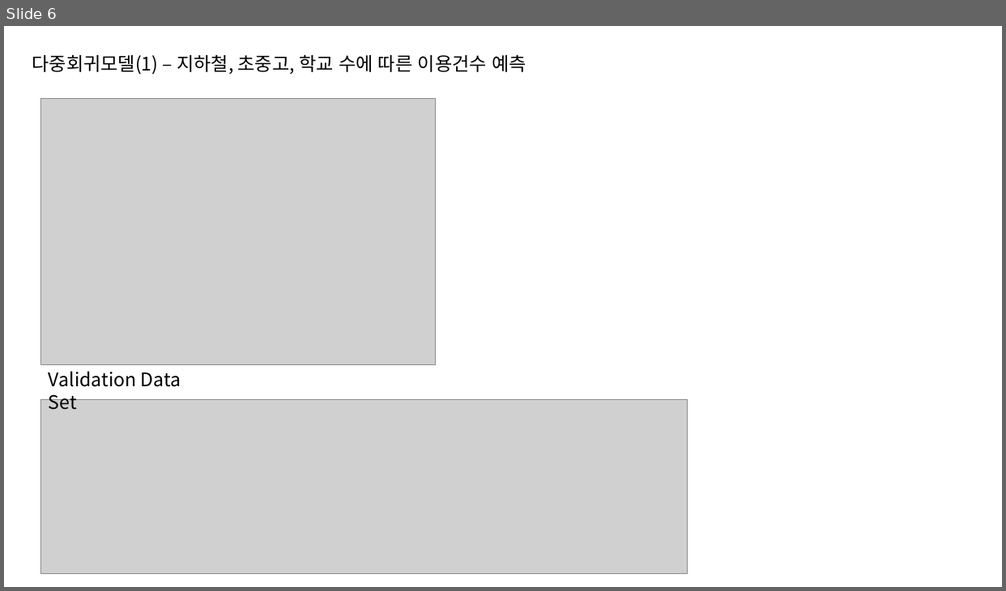
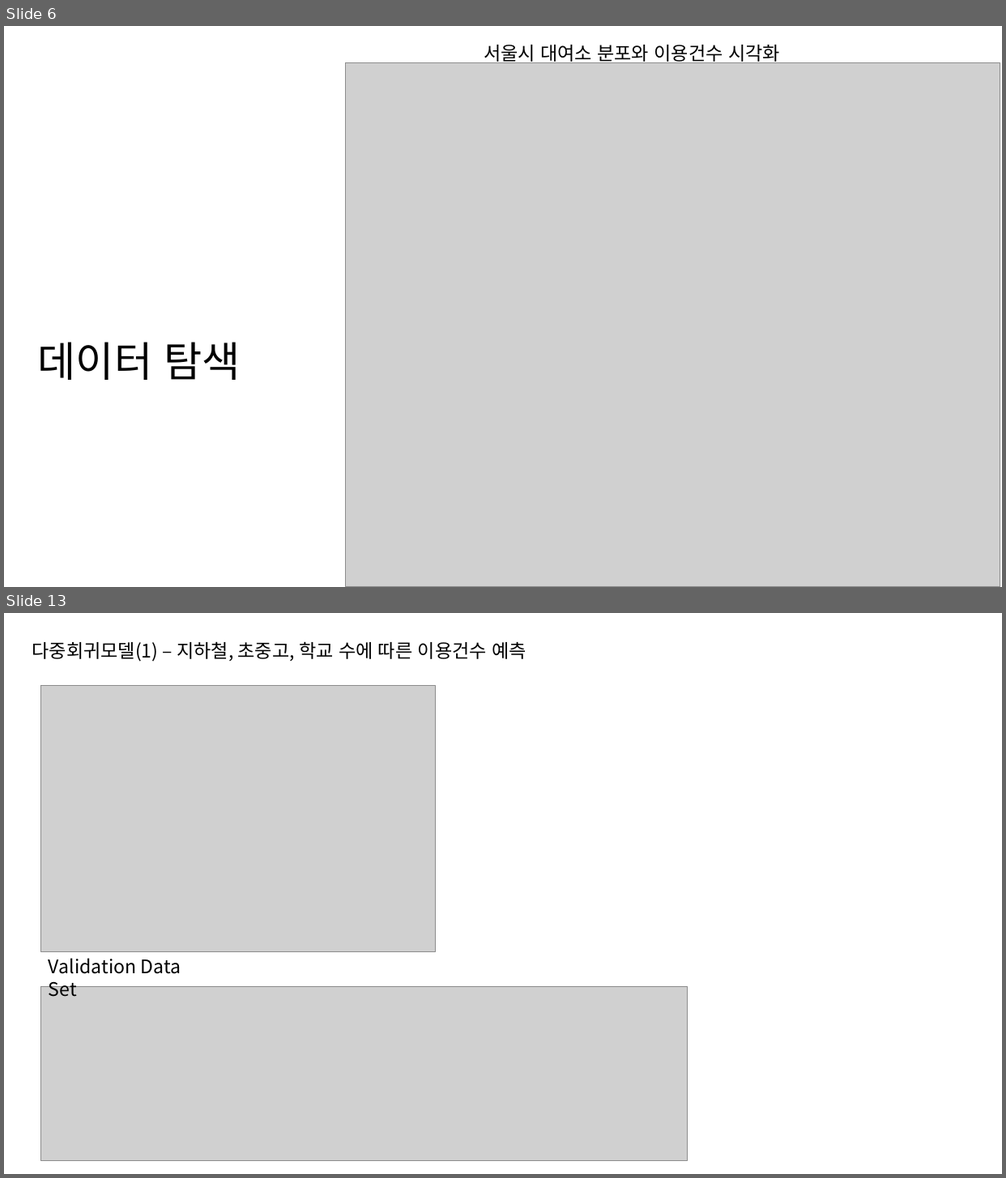
Before and after one commit to nyeoni/R-bike-analysis, a slide deck: FinalProject.pptx. Shown one above the other, each under a label of ours: slide 6 before the commit, slides 6 and 13 after it; the slides between them are not shown. The pictures are 1006x591 and 1006x1178 pixels, drawn with LibreOffice and Linux fonts; fonts in the diff are those of the drawing; grey boxes stand for pictures. Boxes give left, top, right and bottom in pixels: in the first picture for what was removed or moved away, otherwise in the second. Text is boxed around its words. In the diff, an @@ line names an element or a change of style, - is before the commit and + after.

```diff
--- a/FinalProject.pptx
+++ b/FinalProject.pptx
@@ slide 6 added at <box>4,26,1002,587</box>, background #FFFFFF @@
@@ text added at <box>484,45,780,65</box>, 18 pt, text #000000 @@
+서울시 대여소 분포와 이용건수 시각화
@@ picture added at <box>345,62,1000,587</box> @@
@@ text added at <box>38,342,241,380</box>, 40 pt, text #000000 @@
+데이터 탐색
@@ what was slide 6 is now slide 13 @@
```
Also in this commit, not shown: 1 slide changed, 10 other slides added, 6 slides removed, 1 other file.
